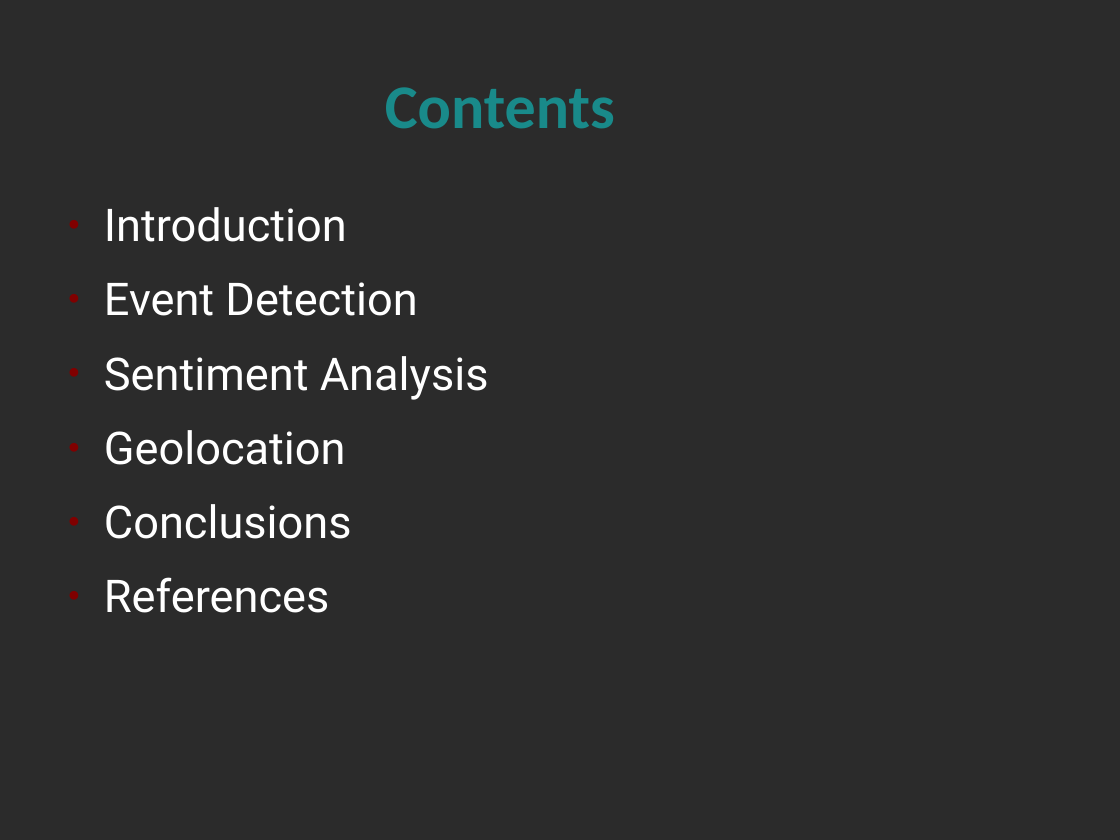
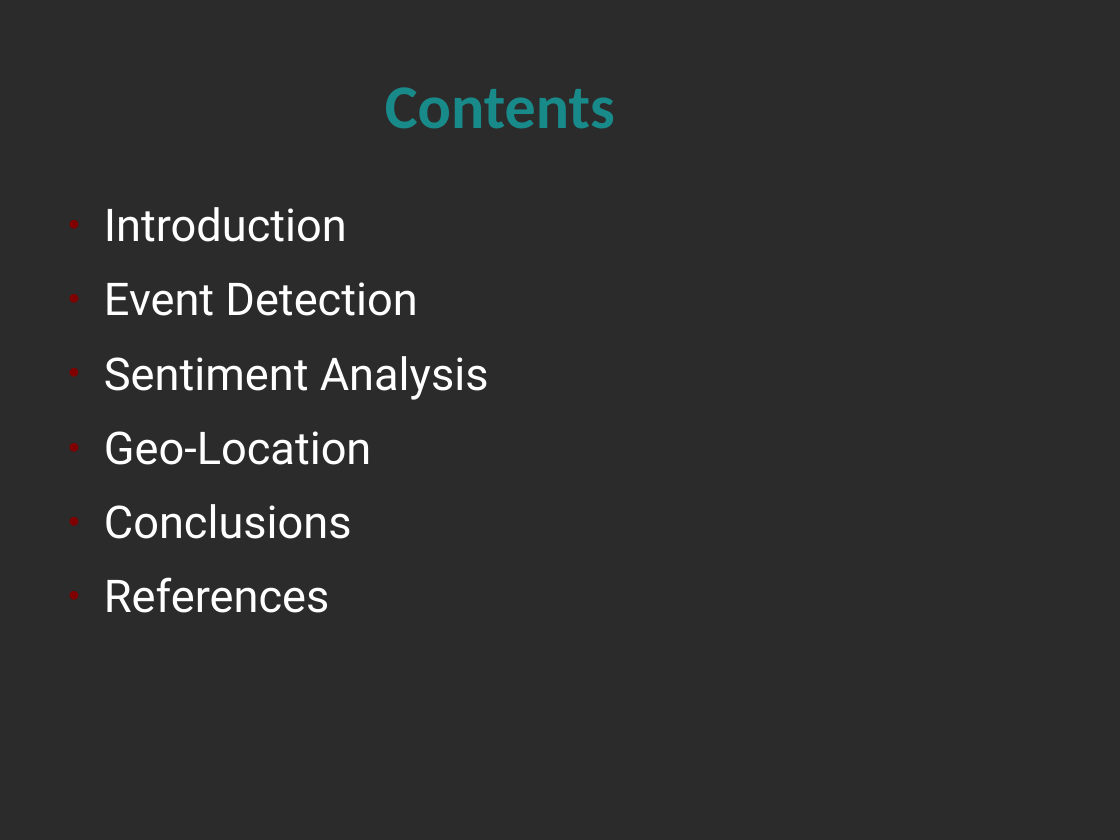
Before and after one commit to alextsil/twitter-topic-detection-and-analysis, a slide deck: slide 2 of parousiasi/presentation.odp. Drawn at 1120x840 pixels with LibreOffice and Linux fonts; fonts in the diff are those of the drawing; background and template pictures are left out; a plain dark background stands for a picture behind light text. Boxes give left, top, right and bottom in pixels: in the first picture for what was removed or moved away, otherwise in the second. Text is boxed around its words. In the diff, an @@ line names an element or a change of style, - is before the commit and + after.

```diff
--- a/parousiasi/presentation.odp
+++ b/parousiasi/presentation.odp
@@ text at (104, 431, 372, 465): text changed @@
-● Geolocation
+● Geo-Location
```
Also in this commit, not shown: 11 other slides changed, 3 slides added, 2 slides removed, 1 other file.
